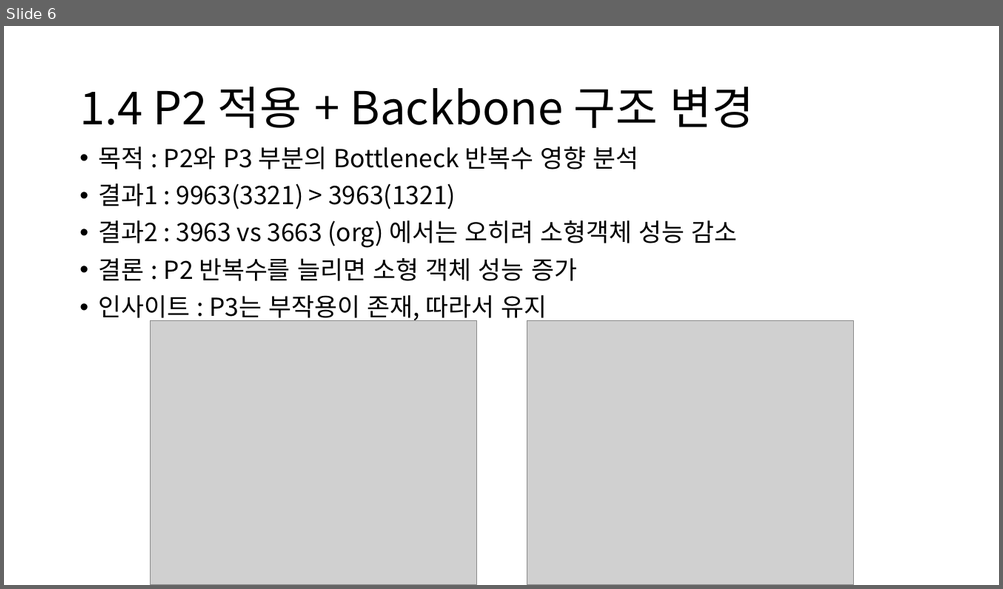
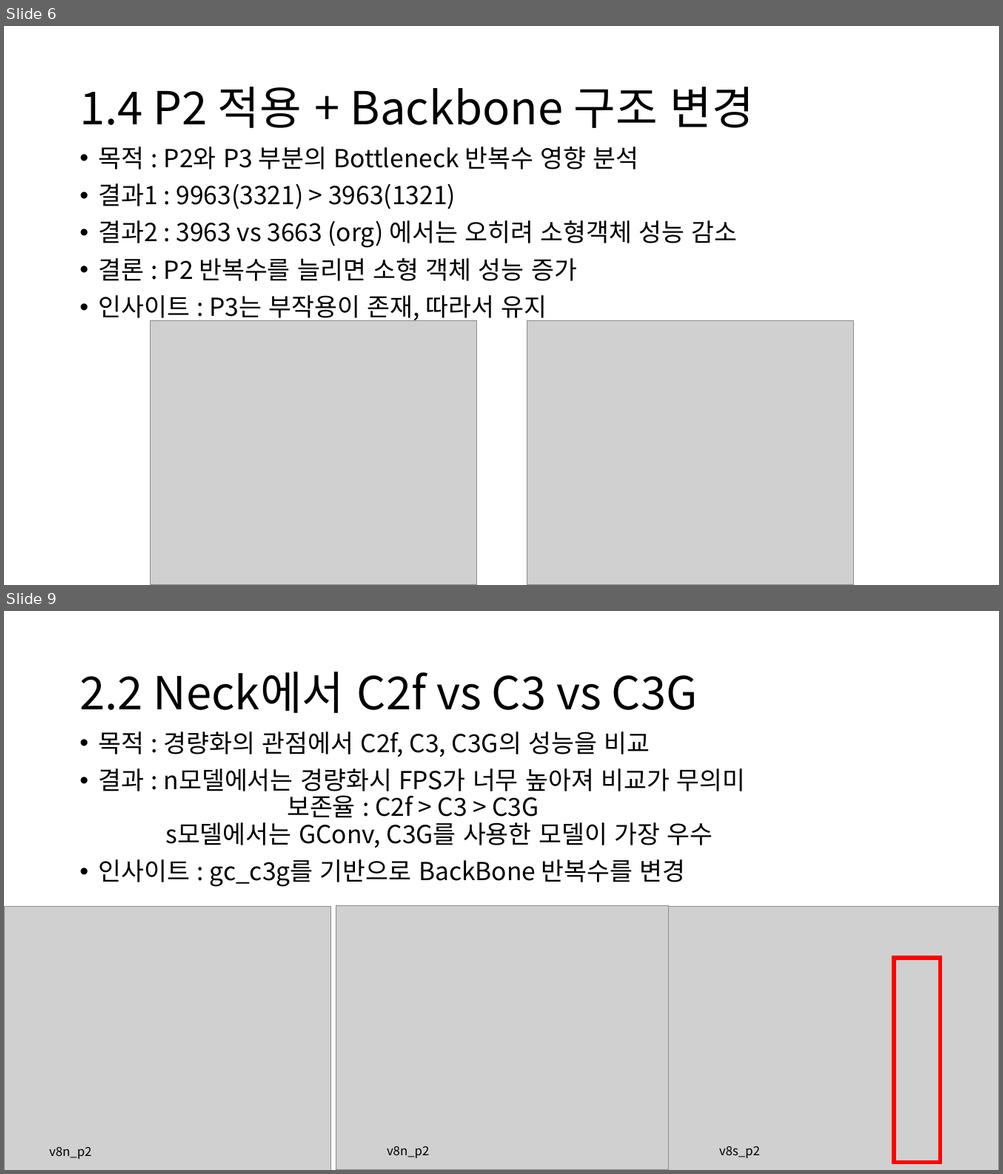
Before and after one commit to Lee-chan-hyeok/Nextchip_Autonomous_Driving_Contest, a slide deck: 11.25.pptx. Shown one above the other, each under a label of ours: slide 6 before the commit, slides 6 and 9 after it; the slides between them are not shown. The pictures are 1003x589 and 1003x1174 pixels, drawn with LibreOffice and Linux fonts; fonts in the diff are those of the drawing; grey boxes stand for pictures. Boxes give left, top, right and bottom in pixels: in the first picture for what was removed or moved away, otherwise in the second. Text is boxed around its words. In the diff, an @@ line names an element or a change of style, - is before the commit and + after.

```diff
--- a/11.25.pptx
+++ b/11.25.pptx
@@ slide 9 added at (4,611,999,1170), background #FFFFFF @@
@@ title added at (79,672,697,713), 44 pt, text #000000 @@
+2.2 Neck에서 C2f vs C3 vs C3G
@@ text added at (99,732,745,887), 24 pt, text #000000 @@
+• 목적 : 경량화의 관점에서 C2f, C3, C3G의 성능을 비교
+• 결과 : n모델에서는 경량화시 FPS가 너무 높아져 비교가 무의미
+  보존율 : C2f > C3 > C3G
+  s모델에서는 GConv, C3G를 사용한 모델이 가장 우수
+• 인사이트 : gc_c3g를 기반으로 BackBone 반복수를 변경
@@ picture added at (4,906,331,1170) @@
@@ picture added at (336,906,668,1170) @@
@@ picture added at (663,907,999,1170) @@
@@ rectangle added at (893,958,939,1163), outline #FF0000 4 pt @@
@@ text added at (49,1147,91,1159), 12 pt, text #000000 @@
+v8n_p2
@@ text added at (387,1147,429,1159), 12 pt, text #000000 @@
+v8n_p2
@@ text added at (719,1147,760,1159), 12 pt, text #000000 @@
+v8s_p2
```
Also in this commit, not shown: 1 slide changed, 1 other slide added, 1 other file.
